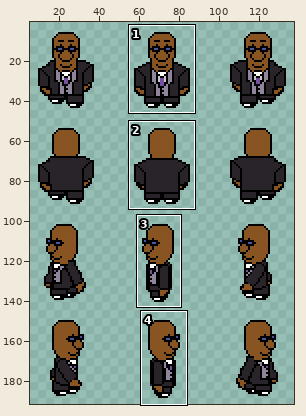
A sprite sheet gets an edit: Assets/Sprites/charlie.png. Above: a wide view before the commit, with the close-up outlined.
Close-up. Before:
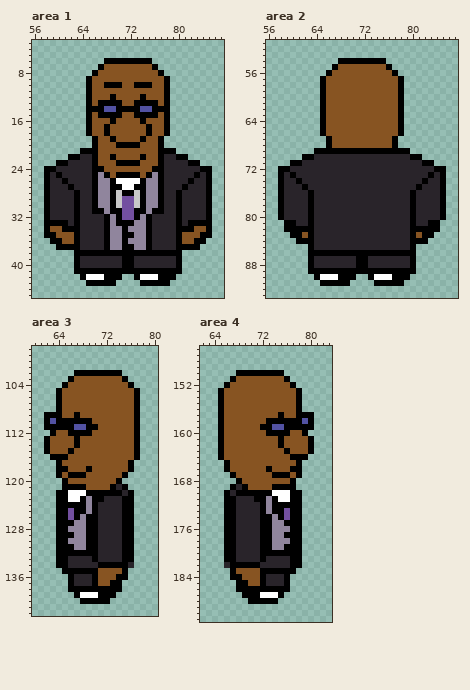
The file is 144x192 pixels. Colours within 5 levels of each other are drawn and written as one. Shown: area 1: x 56..87, y 3..45; area 2: x 56..87, y 51..93; area 3: x 60..80, y 98..142; area 4: x 62..83, y 146..191. The wide view leaves out empty margins.
New version:
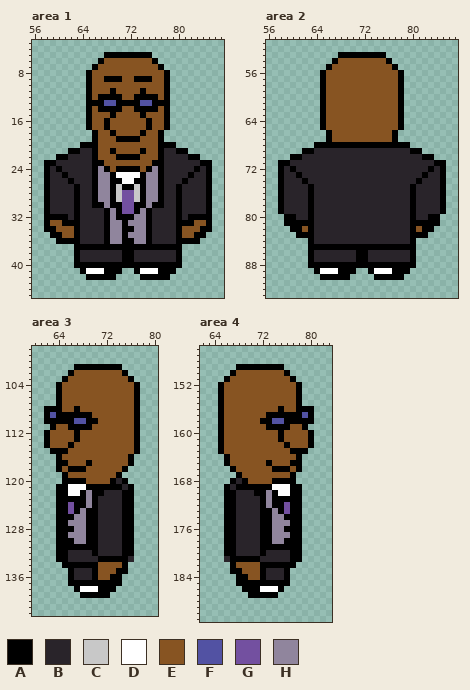
Palette (. is transparent): A #000000  B #29242a  C #c8c8c8  D #ffffff  E #875422  F #5252a3  G #7350a0  H #90859d
Change:
Changed rows in their new state; - is an unchanged pixel.
Area 1:
first column x 58:
 5 ----------AAAAAAAA----------
 6 ---------AEEEEEEEEA---------
 7 --------AE--------EA--------
 8 -------AE----------EA-------
 9 ----------AAA--AAA----------
10 ----------EEE--EEE----------
11 -----------A----A-----------
12 ---------AA-A--A-AA---------
13 --------A-FF-AA-FF-A--------
14 --------E-AA-EE-AA-E--------
15 ---------EE-E--E-EE---------
16 ----------AE----EA----------
18 -------.A-EA----AE-A.-------
19 -----------EAAAAE-----------
20 ------AA----EEEE----AA------
21 ----AABB---A----A---BBAA----
22 --AABB-----EAAAAE-----BBAA--
23 AABB-----A--EEEE--A-----BBAA
24 -BA------HA-AAAA-AH------AB-
25 --BA------HADDDDAH------AB--
26 ---BA-------A--A-------AB---
27 ----BA------CAAC------AB----
28 -------------GG-------------
30 ---------A--A--A--A---------
31 --------BBAH----HABB--------
32 -AAA---------AAH--------AAA-
33 -EE-A-------H-H--------A-EE-
34 -A-EE---------A--------EE-A-
35 .-A-----------H----------A-.
36 -.-AA---------A--------AA-.-
37 --...-AAAA-AA--AA-AAAA-...--
38 ------BBBBBBB--BBBBBBB------
40 ------AAAAAAA--AAAAAAA------
41 -----.-DDD---..-DDD---.-----
42 ------.AAA--.--.AAA--.------
43 -------.....----.....-------
Area 2:
first column x 65:
53 ---AAAAAAAA---
54 --AEEEEEEEEA--
55 -AE--------EA-
56 AE----------EA
first column x 58:
66 -------.A----------A.-------
68 ------AA-AAAAAAAAAA-AA------
69 ----AABBBBBBBBBBBBBBBBAA----
70 --AABB----------------BBAA--
71 AABB--------------------BBAA
72 -BA----------------------AB-
73 --BA--------------------AB--
74 ---BA------------------AB---
75 ----BA----------------AB----
first column x 58:
80 .AA----------------------AA.
81 ---AA------------------AA---
82 -.--E------------------E--.-
83 --.-A------------------A-.--
84 ---..------------------..---
85 ------AAAAAAAAAAAAAAAA------
86 ------BBBBBBB--BBBBBBB------
88 ------AAAAAAA--AAAAAAA------
89 -----.-DDD---..-DDD---.-----
90 ------.AAA--.--.AAA--.------
91 -------.....----.....-------
Area 3:
first column x 64:
101 ---AAAAAAAA---
102 --AEEEEEEEEA--
103 -AE--------EA-
104 AE----------EA
first column x 62:
108 AA---A----------
109 -F-AA-AA--------
110 -A---FF-A-------
111 .-EE-AA-E-------
112 AE--E-EE--------
114 ----AE----------
115 .AAAE-----------
116 -.-E----------A.
117 ---A---A--------
118 ---EAAAE-----A.-
119 --.AEEE-----A.--
120 ----AAA----ABA--
121 --A-DDDAAAA-ABA-
122 ------AH--BBBA--
123 ----AA---B------
124 ----G-----------
125 ------HA--------
126 ----AH----------
127 ----H-----------
128 ----A-----------
129 ----H-----------
130 ----A-----------
131 -----AA---------
132 ----BBBB--------
133 --------BAAAA-B-
134 --.-AAAAAEEEE-.-
135 ---.-BBB----A---
136 -----------A-.--
137 -----AAA-AA-----
138 ----.-DDD---.---
139 -----.AAA--.----
140 ------.....-----
Area 4:
first column x 65:
149 ---AAAAAAAA---
150 --AEEEEEEEEA--
151 -AE--------EA-
152 AE----------EA
first column x 65:
156 ----------A---AA
157 --------AA-AA-F-
158 -------A-FF---A-
159 -------E-AA-EE-.
160 --------EE-E--EA
162 ----------EA----
163 -----------EAAA.
164 .A----------E-.-
165 --------A---A---
166 -.A-----EAAAE---
167 --.A-----EEEA.--
168 --ABA----AAA----
169 -ABA-AAAADDD-A--
170 --ABBB--HA------
171 ------B---AA----
172 -----------G----
173 --------AH------
174 ----------HA----
175 -----------H----
176 -----------A----
177 -----------H----
178 -----------A----
179 ---------AA-----
180 --------BBBB----
181 -B-AAAAB--------
182 -.-EEEEAAAAA-.--
183 ---A----BBB-.---
184 --.-A-----------
185 -----AA-AAA-----
186 ---.---DDD-.----
187 ----.--AAA.-----
188 -----.....------
Where, in picture pixels (left, top, right, bottom), the same in both close-ups:
changed: (44, 52, 212, 286)
changed: (320, 52, 404, 76)
changed: (278, 130, 446, 286)
changed: (44, 364, 140, 604)
changed: (218, 364, 314, 604)
